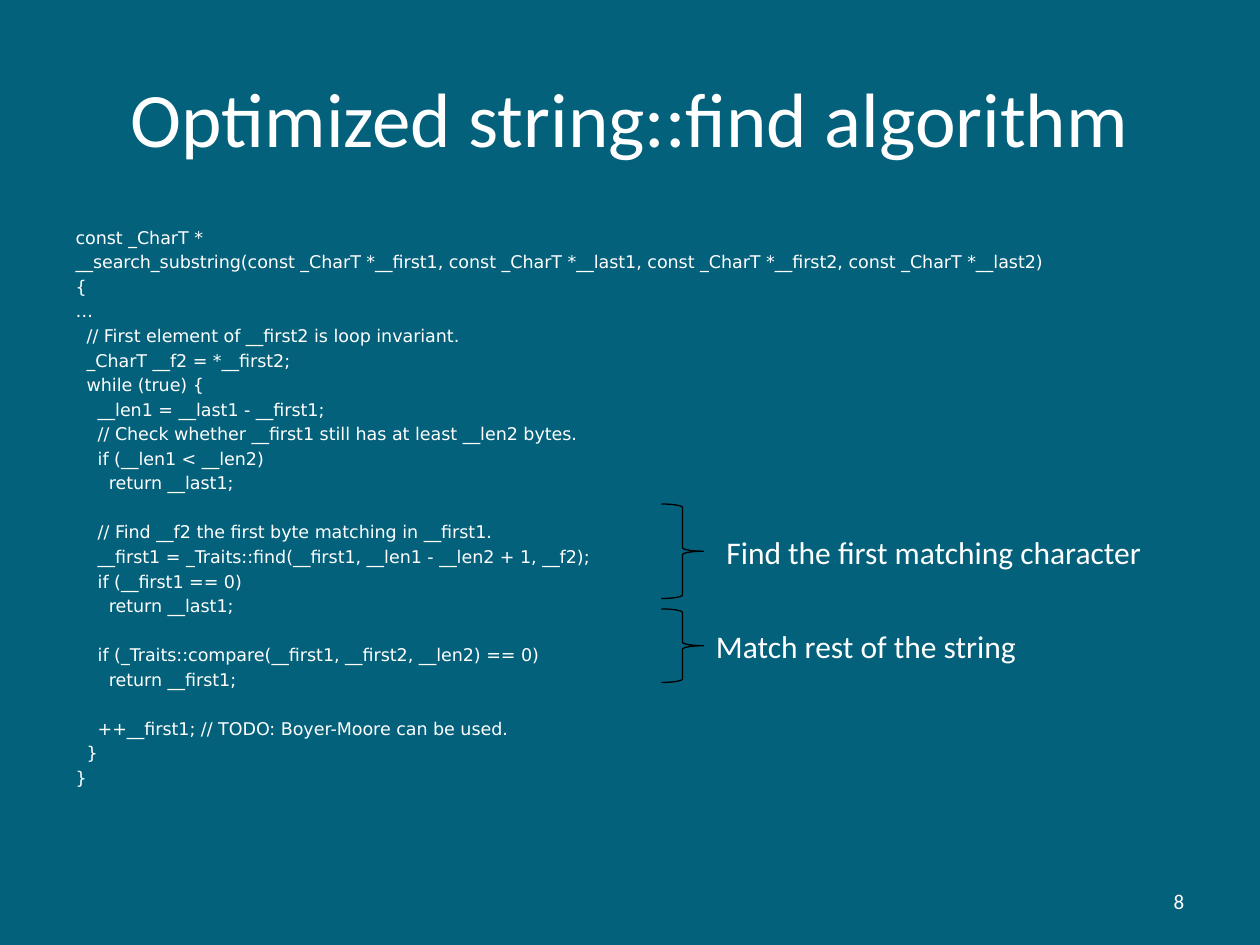
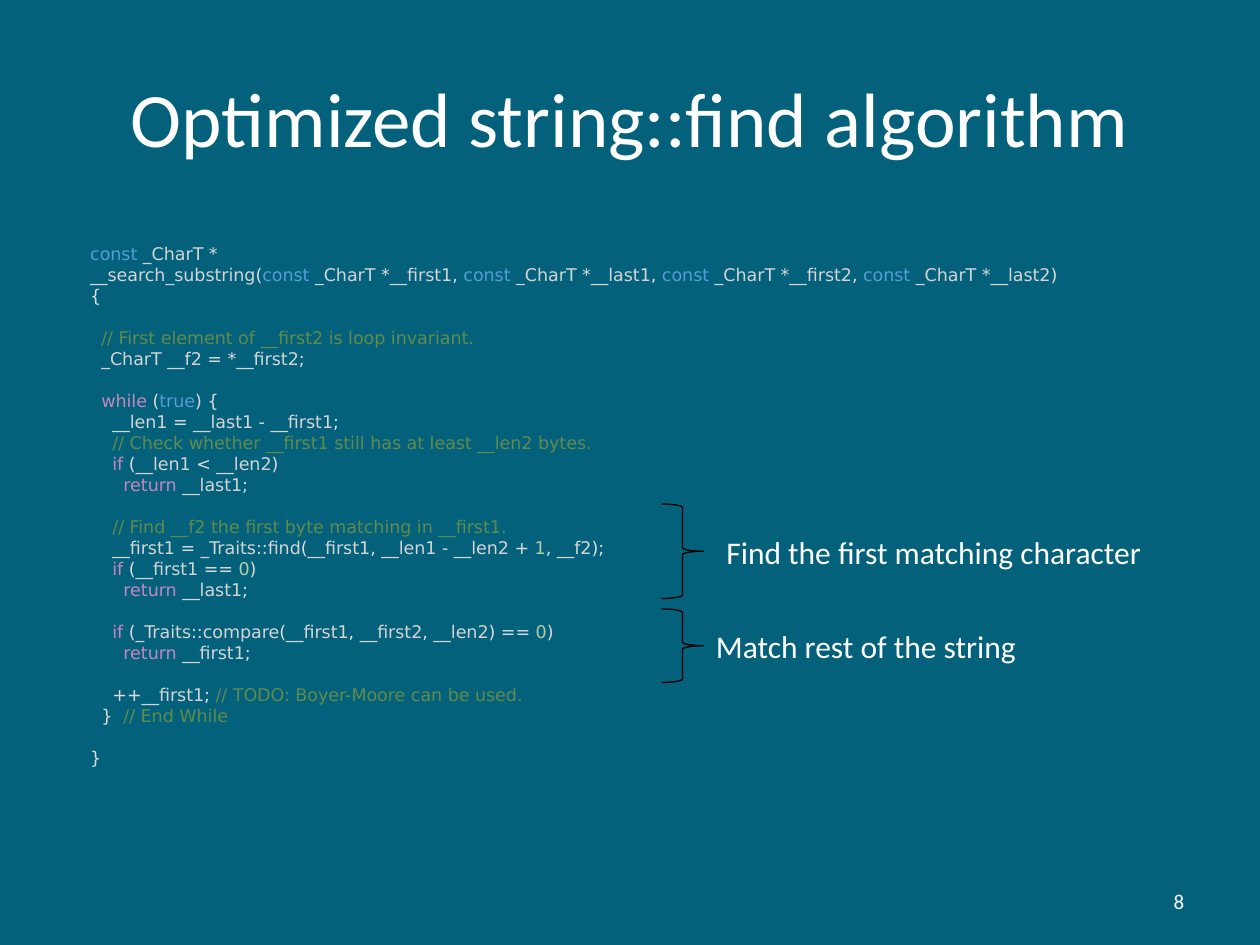
Before and after one commit to hiraditya/std-benchmark, a slide deck: slide 8 of docs/slides/slide-acm-2021-DAC-2017.pptx. Drawn at 1260x945 pixels with LibreOffice and Linux fonts; fonts in the diff are those of the drawing. Boxes give left, top, right and bottom in pixels: in the first picture for what was removed or moved away, otherwise in the second. Text is boxed around its words. In the diff, an @@ line names an element or a change of style, - is before the commit and + after.

```diff
--- a/docs/slides/slide-acm-2021-DAC-2017.pptx
+++ b/docs/slides/slide-acm-2021-DAC-2017.pptx
@@ text at box(90, 246, 1058, 722): paragraph removed @@
-…
@@ text at box(90, 246, 1058, 722): paragraph removed @@
-}
@@ text "const _CharT *": place and size @@
-text "const _CharT *" at box(76, 230, 1043, 739)
+text "const _CharT *" at box(90, 246, 1058, 722)
@@ text at box(90, 246, 1058, 705): text colour #FFFFFF to #569CD6 in "const", "__search_substring(const const const const", "(true)"; text colour #FFFFFF to #D4D4D4 in "_CharT", "__search_substring(const _CharT *__first1, _CharT *__last1,  ...", "_CharT __f2 *__first2;", "__len1 __last1 __first1;" and 8 more places; text colour #FFFFFF to #DCDCDC in "*", "__search_substring(const *__first1, *__last1, *__first2, *__ ...", "{", "= *__first2;" and 11 more places; text colour #FFFFFF to #608B4E in "// First element of __first2 is loop ...", "// Check whether __first1 still has at ...", "// Find __f2 the first byte matching ...", "// TODO: Boyer-Moore can be used."; text colour #FFFFFF to #C586C0 in "while", "if", "return", "if" and 3 more places; text colour #FFFFFF to #B5CEA8 in "1,", "0)", "0)"; less space between paragraphs @@
@@ text at box(141, 709, 228, 722): paragraph added @@
+} // End While
```
Also in this commit, not shown: 13 other slides changed.
